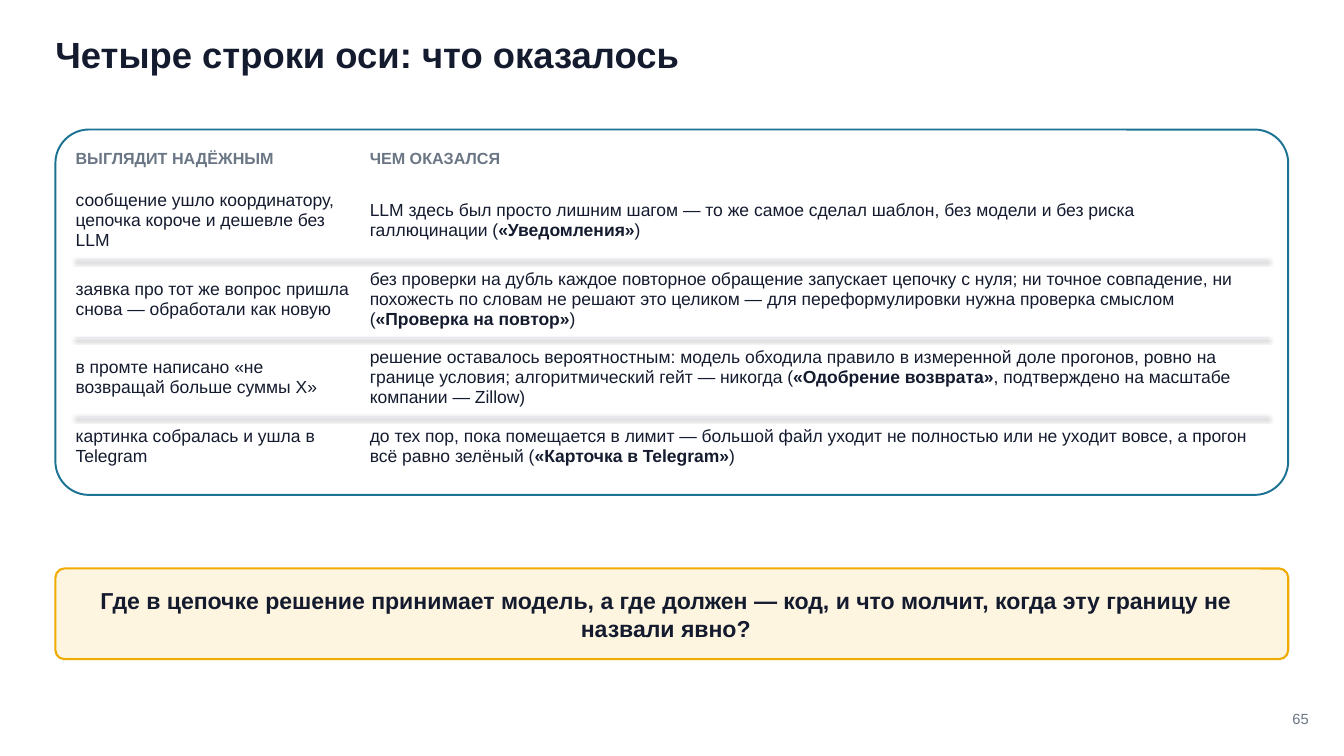
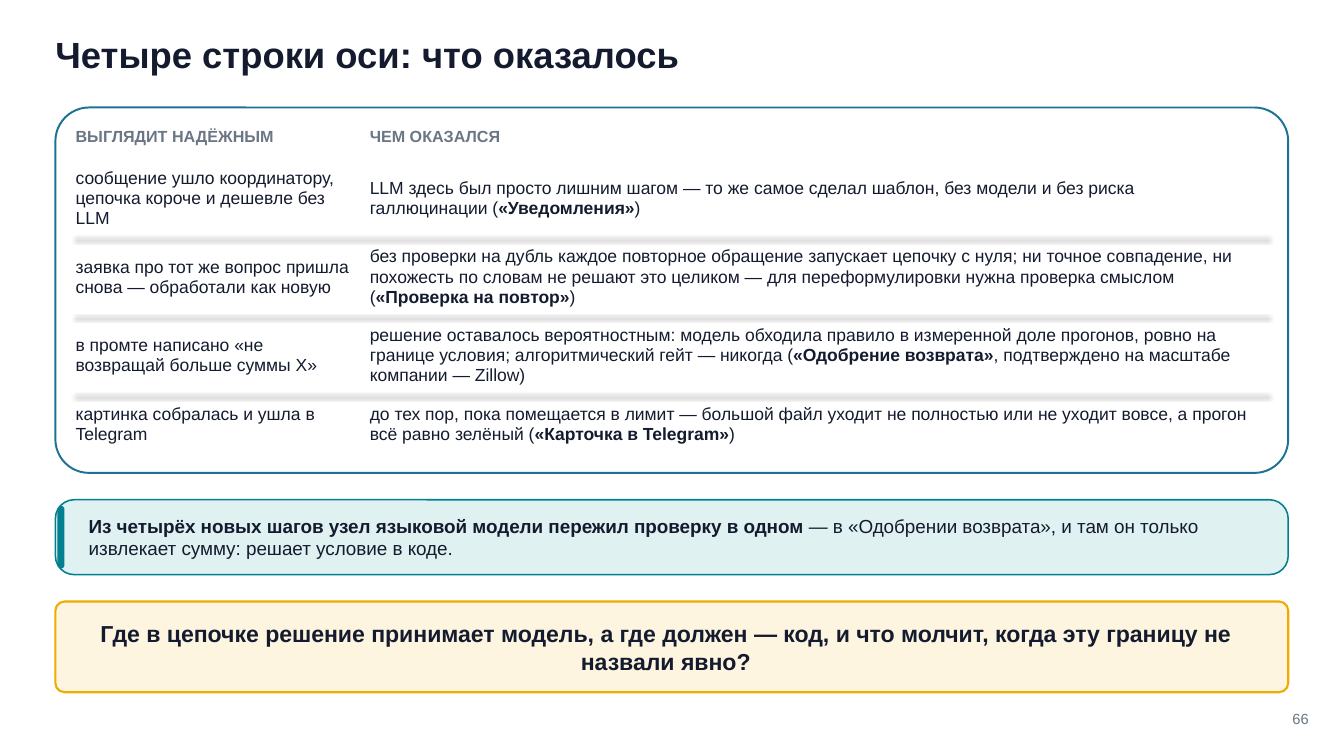
Before and after one commit to tellina-study/AI-usage-lessons, a slide deck: slide 66 of library/seminars/sem-08/rendered/sem-08.pptx (slide 65 before the commit). Drawn at 1344x756 pixels with LibreOffice and Linux fonts; fonts in the diff are those of the drawing. Boxes give left, top, right and bottom in pixels: in the first picture for what was removed or moved away, otherwise in the second. Text is boxed around its words. In the diff, an @@ line names an element or a change of style, - is before the commit and + after.

```diff
--- a/library/seminars/sem-08/rendered/sem-08.pptx
+++ b/library/seminars/sem-08/rendered/sem-08.pptx
@@ 10 texts, 3 lines, 1 rounded rectangle: place and size @@
-10 texts, 3 lines, 1 rounded rectangle at <box>55,130,1289,495</box>
+10 texts, 3 lines, 1 rounded rectangle at <box>55,108,1289,473</box>
@@ rounded rectangle: place and size @@
-rounded rectangle at <box>55,569,1289,659</box>
+rounded rectangle at <box>55,500,1289,575</box>
@@ rounded rectangle at <box>55,500,1289,575</box>: fill #FEF5E0 to #E0F1F2; outline #F0AB00 1.5 pt to #028090 1.1 pt; proportions changed @@
@@ rounded rectangle added at <box>57,506,65,569</box>, fill #028090 @@
@@ text added at <box>89,519,1198,559</box>, 13.5 pt, text #141B2E @@
+Из четырёх новых шагов узел языковой модели пережил проверку в одном — в «Одобрении возврата», и там он только извлекает сумму: решает условие в коде.
@@ rounded rectangle added at <box>55,602,1289,693</box>, fill #FEF5E0, outline #F0AB00 1.5 pt @@
@@ text "Где в цепочке решение принимает ...": place and size @@
-text "Где в цепочке решение принимает ..." at <box>100,593,1231,638</box>
+text "Где в цепочке решение принимает ..." at <box>100,626,1231,671</box>
```
Also in this commit, not shown: 34 other slides changed, 1 slide added, 19 other files.
